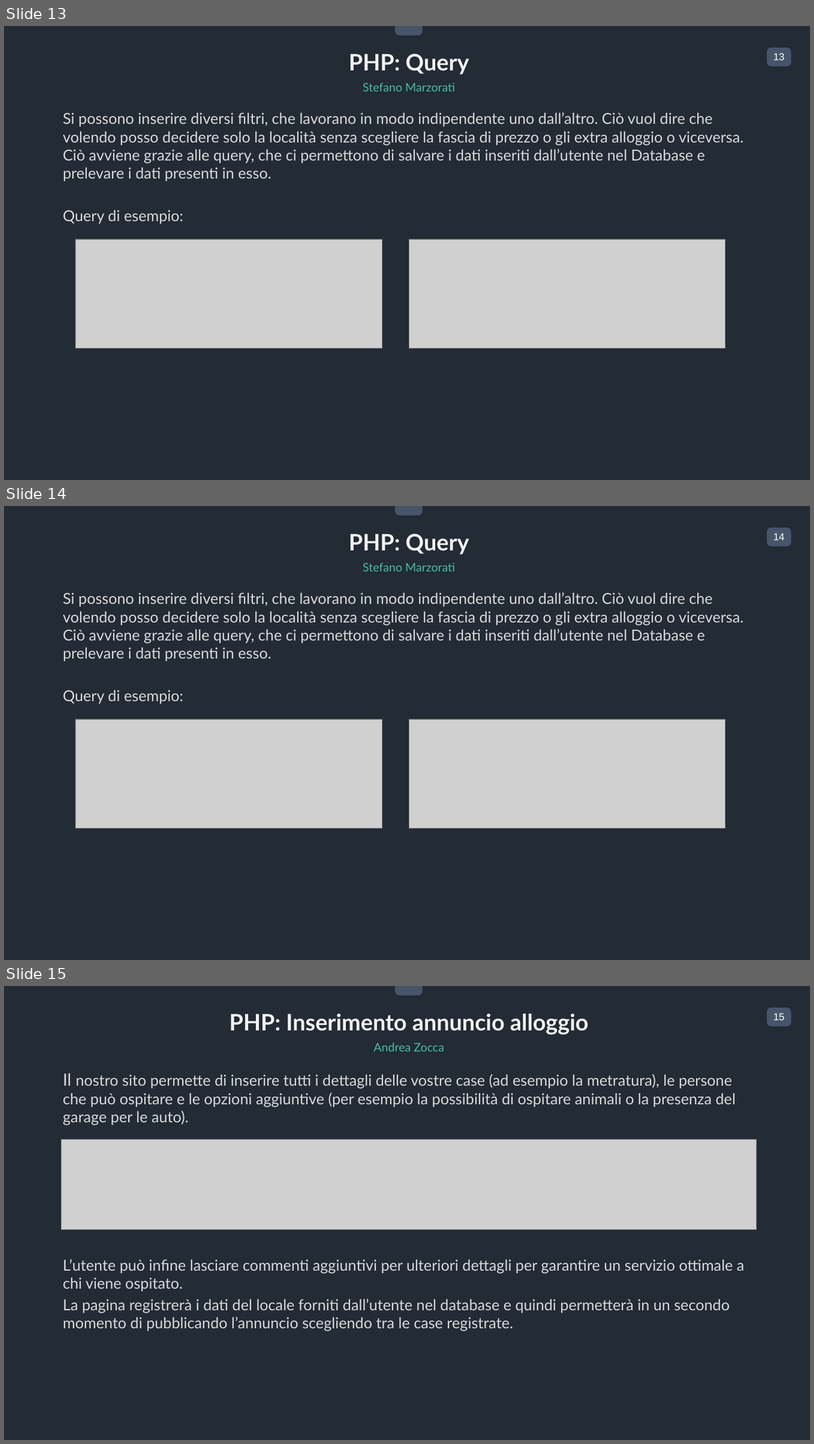
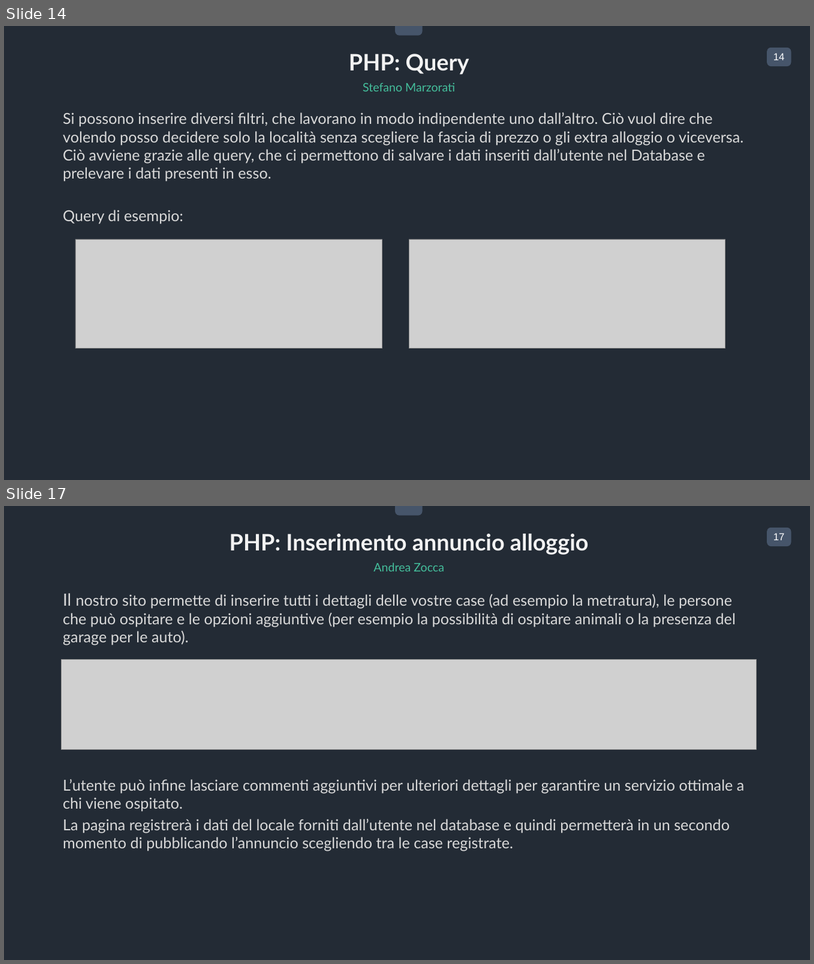
Before and after one commit to fornaroale/FastHome, a slide deck: Deliverable/Presentazione Ufficiale.pptx. Shown one above the other, each under a label of ours: slides 13, 14 and 15 before the commit, slides 14 and 17 after it; the slides between them are not shown. The pictures are 814x1444 and 814x964 pixels, drawn with LibreOffice and Linux fonts; fonts in the diff are those of the drawing; grey boxes stand for pictures. Boxes give left, top, right and bottom in pixels: in the first picture for what was removed or moved away, otherwise in the second. Text is boxed around its words. In the diff, an @@ line names an element or a change of style, - is before the commit and + after.

```diff
--- a/Deliverable/Presentazione Ufficiale.pptx
+++ b/Deliverable/Presentazione Ufficiale.pptx
@@ slide 14 removed at bbox=[4, 506, 810, 960], background #232A35; not listed: 3 template elements that a slide beside it also shows @@
@@ text removed at bbox=[349, 534, 470, 555] @@
-PHP: Query
@@ text removed at bbox=[363, 563, 455, 571] @@
-Stefano Marzorati
@@ text removed at bbox=[63, 592, 744, 703] @@
-Si possono inserire diversi filtri, che lavorano in modo indipendente uno dall’altro. Ciò vuol dire che volendo posso decidere solo la località senza scegliere la fascia di prezzo o gli extra alloggio o viceversa. Ciò avviene grazie alle query, che ci permettono di salvare i dati inseriti dall’utente nel Database e prelevare i dati presenti in esso.
-Query di esempio:
@@ picture removed at bbox=[75, 719, 382, 828] @@
@@ picture removed at bbox=[409, 719, 726, 828] @@
@@ what was slide 13 is now slide 14 @@
@@ page number at bbox=[774, 53, 785, 60]: text changed @@
-13
+14
@@ what was slide 15 is now slide 17 @@
@@ page number at bbox=[774, 533, 785, 540]: text changed @@
-15
+17
```
Also in this commit, not shown: 4 slides changed, 3 slides added.
